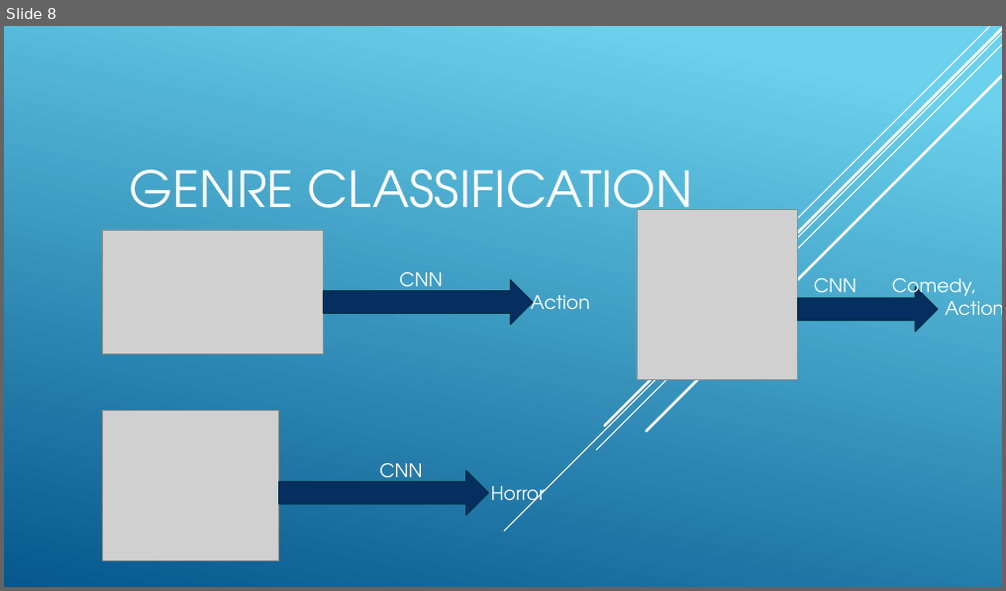
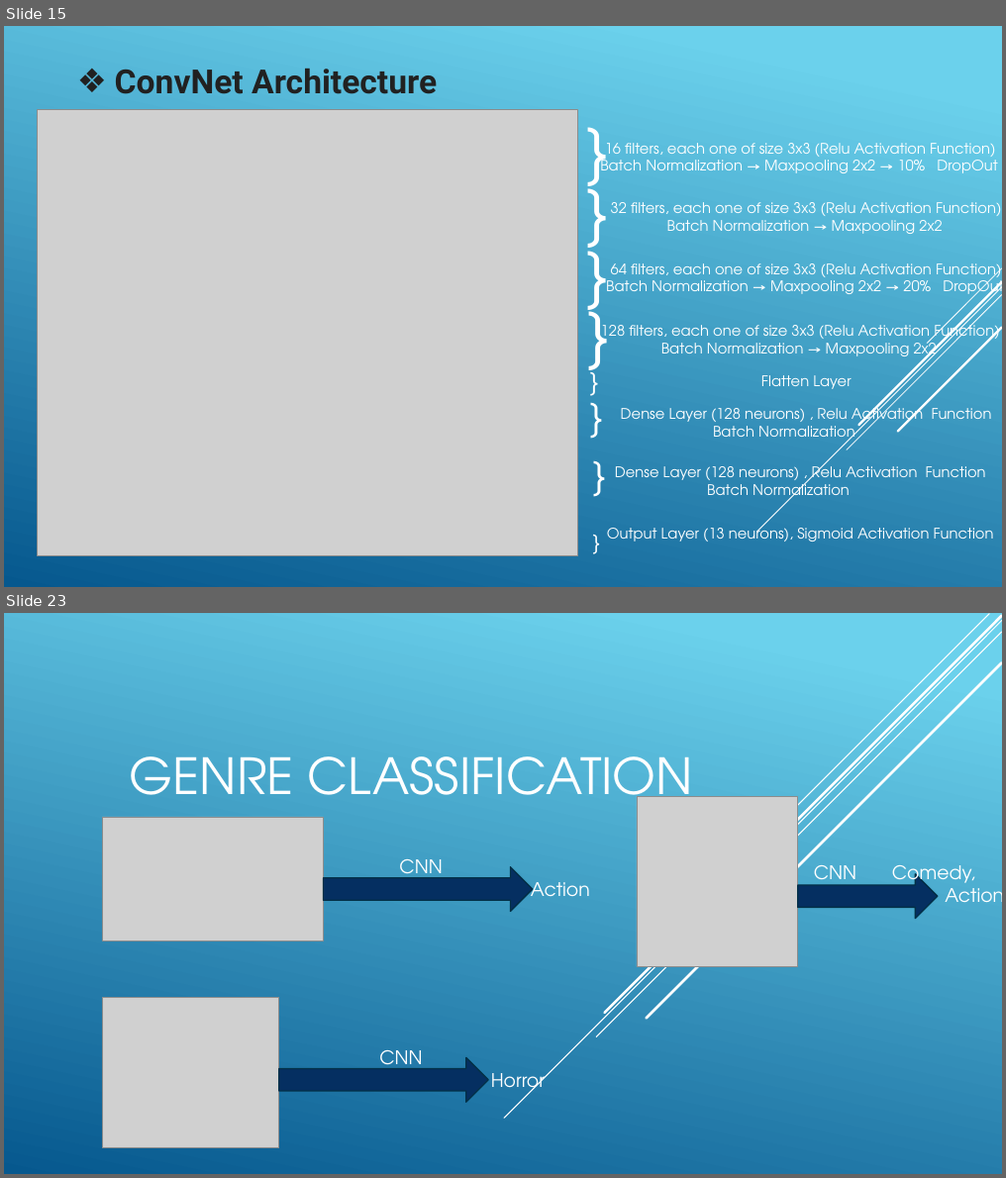
Before and after one commit to jordantangy/MoviePosterClassification-CNN, a slide deck: Slide Show.pptx. Shown one above the other, each under a label of ours: slide 8 before the commit, slides 15 and 23 after it; the slides between them are not shown. The pictures are 1006x591 and 1006x1178 pixels, drawn with LibreOffice and Linux fonts; fonts in the diff are those of the drawing; grey boxes stand for pictures. Boxes give left, top, right and bottom in pixels: in the first picture for what was removed or moved away, otherwise in the second. Text is boxed around its words. In the diff, an @@ line names an element or a change of style, - is before the commit and + after.

```diff
--- a/Slide Show.pptx
+++ b/Slide Show.pptx
@@ slide 15 added at (x1=4, y1=26, x2=1002, y2=587), background gradient #6ED2EB to #06588E @@
@@ text added at (x1=115, y1=69, x2=437, y2=94), 32 pt, text #212121, bold @@
+❖ ConvNet Architecture
@@ text added at (x1=578, y1=84, x2=601, y2=190), 60 pt, text #FFFFFF @@
+}
@@ picture added at (x1=37, y1=109, x2=578, y2=556) @@
@@ text added at (x1=600, y1=143, x2=997, y2=174), 14 pt, text #FFFFFF @@
+16 filters, each one of size 3x3 (Relu Activation Function)
+Batch Normalization → Maxpooling 2x2 → 10% DropOut
@@ text added at (x1=578, y1=146, x2=601, y2=252), 60 pt, text #FFFFFF @@
+}
@@ text added at (x1=611, y1=202, x2=1001, y2=234), 14 pt, text #FFFFFF @@
+32 filters, each one of size 3x3 (Relu Activation Function)
+Batch Normalization → Maxpooling 2x2
@@ text added at (x1=578, y1=209, x2=601, y2=314), 60 pt, text #FFFFFF @@
+}
@@ text added at (x1=579, y1=270, x2=601, y2=374), 60 pt, text #FFFFFF @@
+}
@@ text added at (x1=606, y1=264, x2=1002, y2=299), 14 pt, text #FFFFFF @@
+64 filters, each one of size 3x3 (Relu Activation Function)
+Batch Normalization → Maxpooling 2x2 → 20% DropOut
@@ text added at (x1=601, y1=321, x2=999, y2=361), 14 pt, text #FFFFFF @@
+128 filters, each one of size 3x3 (Relu Activation Function)
+Batch Normalization → Maxpooling 2x2
@@ text added at (x1=582, y1=340, x2=604, y2=400), 24 pt, text #FFFFFF @@
+}
@@ group added at (x1=757, y1=269, x2=1002, y2=531): 5 lines @@
@@ text added at (x1=582, y1=367, x2=604, y2=442), 36 pt, text #FFFFFF @@
+}
@@ text added at (x1=761, y1=375, x2=850, y2=389), 14 pt, text #FFFFFF @@
+Flatten Layer
@@ text added at (x1=621, y1=404, x2=992, y2=444), 14 pt, text #FFFFFF @@
+Dense Layer (128 neurons) , Relu Activation Function Batch Normalization
@@ text added at (x1=585, y1=425, x2=607, y2=500), 36 pt, text #FFFFFF @@
+}
@@ text added at (x1=615, y1=463, x2=986, y2=503), 14 pt, text #FFFFFF @@
+Dense Layer (128 neurons) , Relu Activation Function Batch Normalization
@@ text added at (x1=585, y1=503, x2=607, y2=559), 20 pt, text #FFFFFF @@
+}
@@ text added at (x1=607, y1=523, x2=994, y2=542), 14 pt, text #FFFFFF @@
+Output Layer (13 neurons), Sigmoid Activation Function
@@ what was slide 8 is now slide 23 @@
```
Also in this commit, not shown: 1 slide changed, 14 other slides added, 4 other files.
